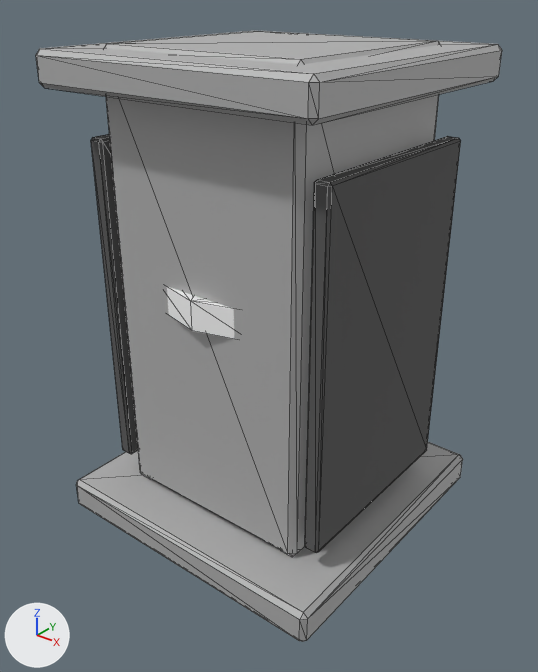
The glTF model assets/_staging/focused_nine/structural/pillar_support_1x1/pillar_support_1x1.glb, before and after one commit.
The view is the same before and after, from a 50 mm camera at (2.69, -3.42, 3.35) aimed at (0.04, -0.1, 1.29). Every picture has the same lights, and +X, +Y and +Z are marked at lower left. The picture after the commit comes second. Mesh edges are drawn as thin lines.

Objects in the first picture: 'FocusedNine_pillar_support_1x1_base', 'FocusedNine_pillar_support_1x1_cap', 'FocusedNine_pillar_support_1x1_collar', 'FocusedNine_pillar_support_1x1_pillar_body', 'FocusedNine_pillar_support_1x1_rib_00', 'FocusedNine_pillar_support_1x1_rib_01'.
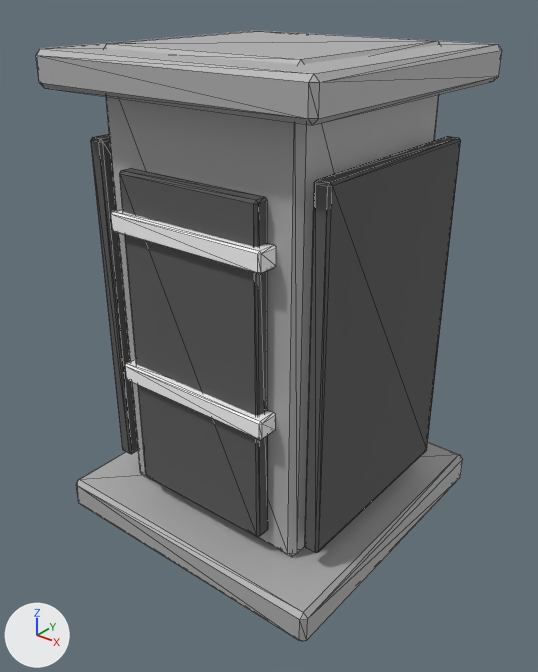
Boxes [x1, y1, x2, y2] around the edits, measured in the pictures (538 x 672 px):
'FocusedNine_pillar_support_1x1_structural_rib_00', added: after [120, 168, 268, 537]
'FocusedNine_pillar_support_1x1_repair_bracket_01', added: after [111, 208, 276, 274]
'FocusedNine_pillar_support_1x1_repair_bracket_00', added: after [125, 359, 276, 440]
'FocusedNine_pillar_support_1x1_collar', unchanged, covered by the edit: before [167, 287, 234, 339]

The change, as a list of edits to the scene's bpy script:
```text
Add me_cube_005:
    me_cube_005.from_pydata(...)  # 24 vertices, 44 faces; spans x -0.49..0.49, y -0.05..0.05, z -1.02..1.02
    me_cube_005.materials.append(mat_mat_conduit)  # dark grey #595959
Add me_cube_008:
    me_cube_008.from_pydata(...)  # 24 vertices, 44 faces; spans x -0.544..0.544, y -0.07..0.07, z -0.06..0.06
    me_cube_008.materials.append(mat_mat_warningstripe)  # white #ffffff
Add ob_focusednine_pillar_support_1x1_structural_rib_00:
    ob_focusednine_pillar_support_1x1_structural_rib_00 = bpy.data.objects.new('FocusedNine_pillar_support_1x1_structural_rib_00', me_cube_005)
    ob_focusednine_pillar_support_1x1_structural_rib_00.location = (0.0, -0.72, 1.37)
Add ob_focusednine_pillar_support_1x1_repair_bracket_01:
    ob_focusednine_pillar_support_1x1_repair_bracket_01 = bpy.data.objects.new('FocusedNine_pillar_support_1x1_repair_bracket_01', me_cube_008)
    ob_focusednine_pillar_support_1x1_repair_bracket_01.location = (0.0, -0.74, 2.1)
Add ob_focusednine_pillar_support_1x1_repair_bracket_00:
    ob_focusednine_pillar_support_1x1_repair_bracket_00 = bpy.data.objects.new('FocusedNine_pillar_support_1x1_repair_bracket_00', me_cube_008.copy())
    ob_focusednine_pillar_support_1x1_repair_bracket_00.location = (0.0, -0.74, 1.14)
```
